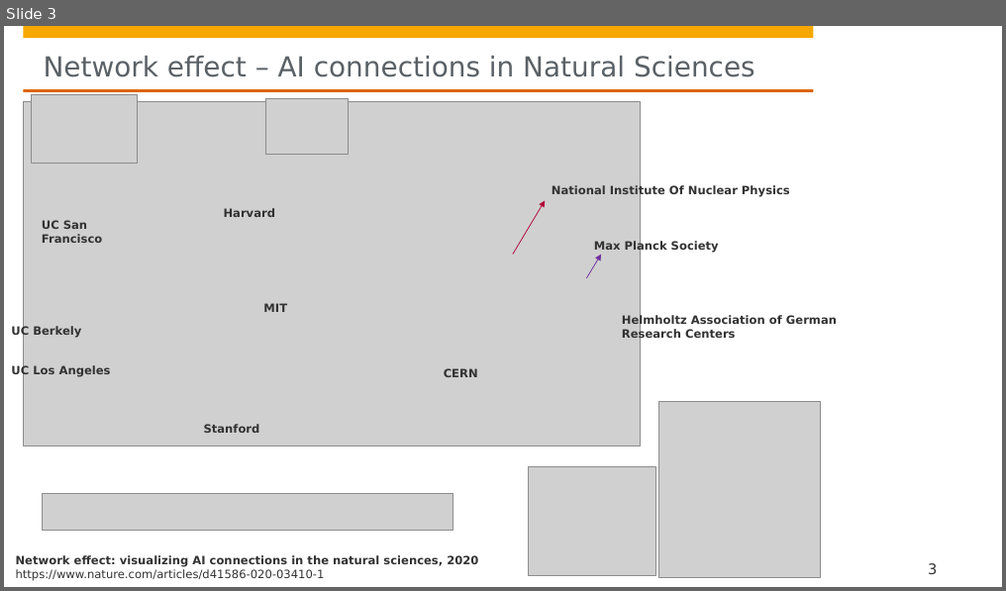
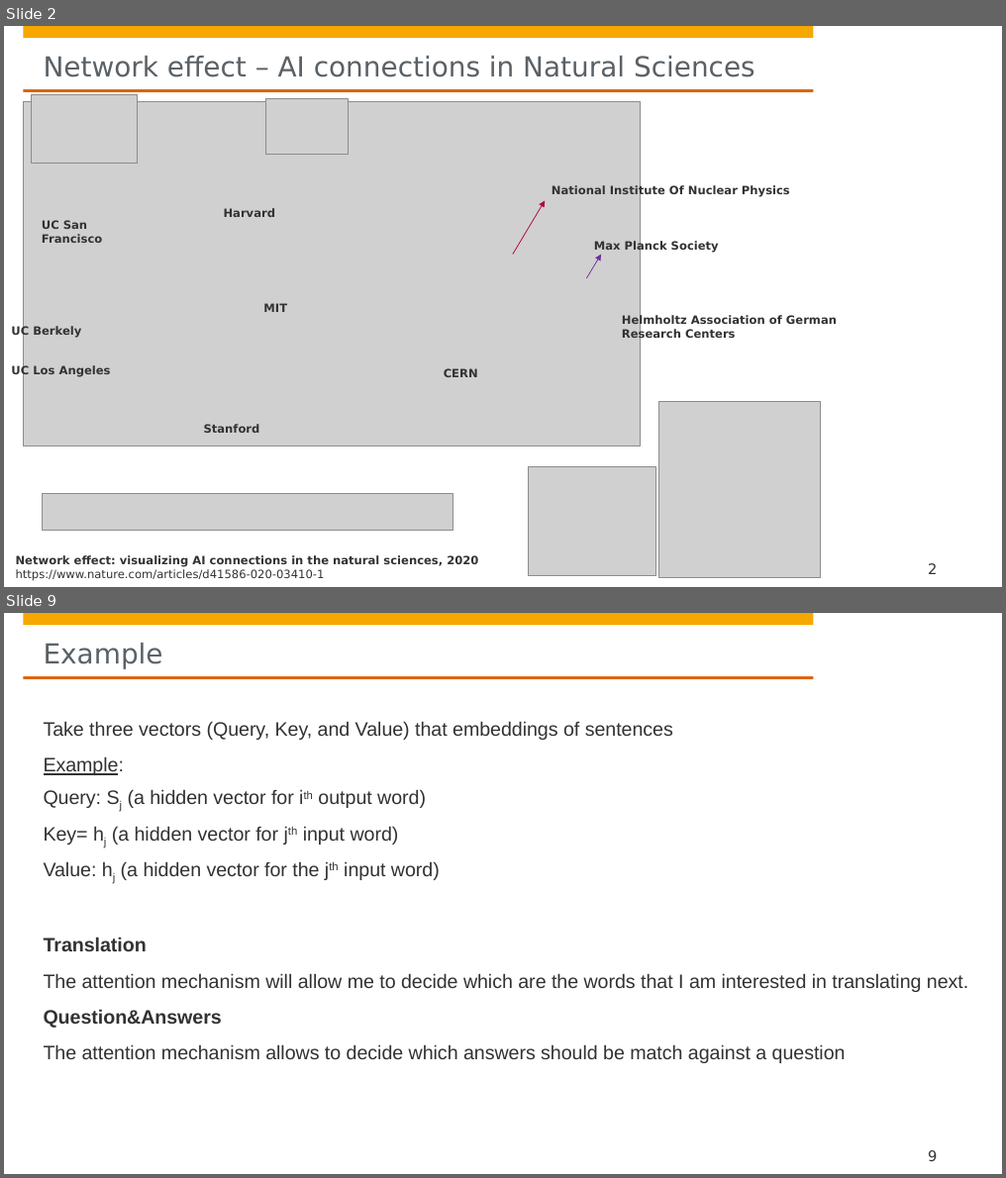
Before and after one commit to hpi-sam/GNN-Course-2020, a slide deck: 8. Graph Attention Networks.pptx. Shown one above the other, each under a label of ours: slide 3 before the commit, slides 2 and 9 after it; the slides between them are not shown. The pictures are 1006x591 and 1006x1178 pixels, drawn with LibreOffice and Linux fonts; fonts in the diff are those of the drawing; grey boxes stand for pictures; background and template pictures are left out. Boxes give left, top, right and bottom in pixels: in the first picture for what was removed or moved away, otherwise in the second. Text is boxed around its words. In the diff, an @@ line names an element or a change of style, - is before the commit and + after.

```diff
--- a/8. Graph Attention Networks.pptx
+++ b/8. Graph Attention Networks.pptx
@@ slide 9 added at bbox=[4, 613, 1002, 1174], background #FFFFFF; not listed: 4 template elements that a slide beside it also shows @@
@@ title added at bbox=[44, 643, 163, 669], 26.7 pt, text #5A6166 @@
+Example
@@ text added at bbox=[44, 721, 968, 1063], 18.7 pt, text #323232 @@
+Take three vectors (Query, Key, and Value) that embeddings of sentences
+Example:
+Query: Sj (a hidden vector for ith output word)
+Key= hj (a hidden vector for jth input word)
+Value: hj (a hidden vector for the jth input word)
+Translation
+The attention mechanism will allow me to decide which are the words that I am interested in translating next.
+Question&Answers
+The attention mechanism allows to decide which answers should be match against a question
@@ page number added at bbox=[928, 1151, 937, 1161], 14 pt, text #323232 @@
+9
@@ what was slide 3 is now slide 2 @@
@@ page number at bbox=[928, 564, 937, 574]: text changed @@
-3
+2
```
Also in this commit, not shown: 4 slides changed, 16 other slides added, 3 slides removed.
